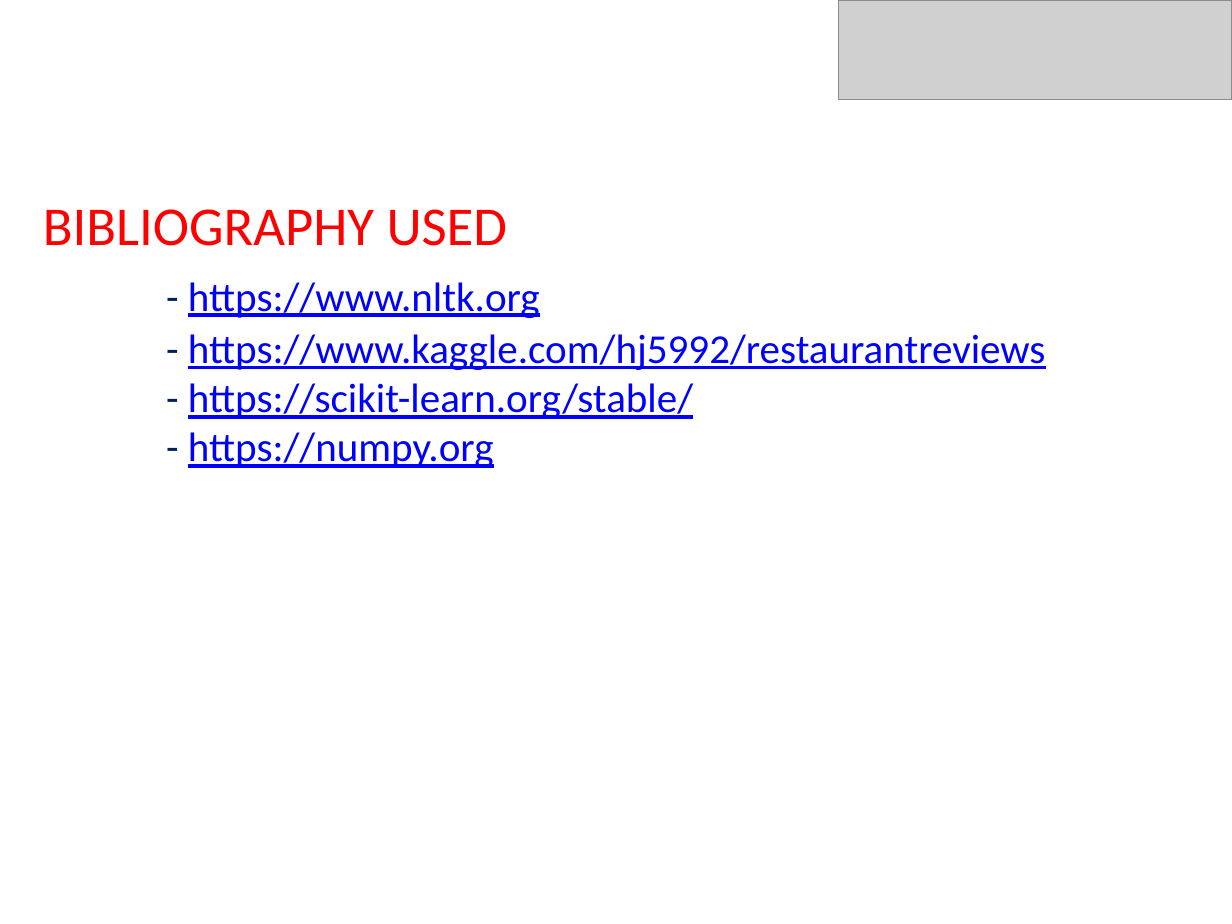
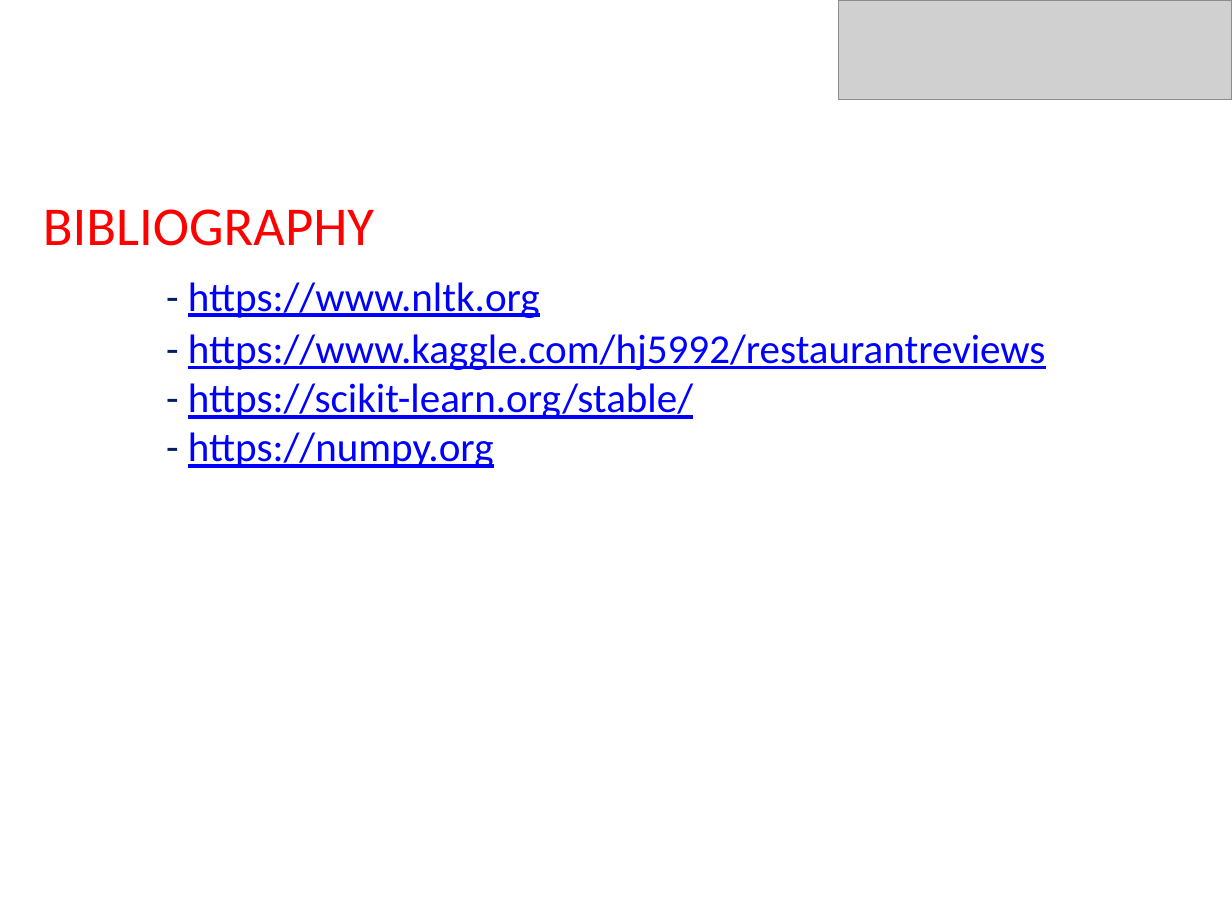
Before and after one commit to JaydeepDas2000/PyAnalyzer_Restaurant_TCS_InfraMind, a slide deck: slide 25 of Presentation.pptx. Drawn at 1232x924 pixels with LibreOffice and Linux fonts; fonts in the diff are those of the drawing; grey boxes stand for pictures. Boxes give left, top, right and bottom in pixels: in the first picture for what was removed or moved away, otherwise in the second. Text is boxed around its words. In the diff, an @@ line names an element or a change of style, - is before the commit and + after.

```diff
--- a/Presentation.pptx
+++ b/Presentation.pptx
@@ text at (43,209,374,246): text changed @@
-BIBLIOGRAPHY USED
+BIBLIOGRAPHY
```
Also in this commit, not shown: 1 other slide changed.
